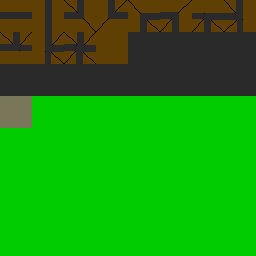
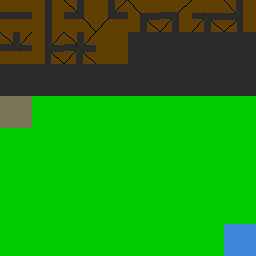
Layered file, before and after one edit (256x256). Changes by layer:
added layer "base #5" above "Pasted Layer #8" over [224, 224, 256, 256]
